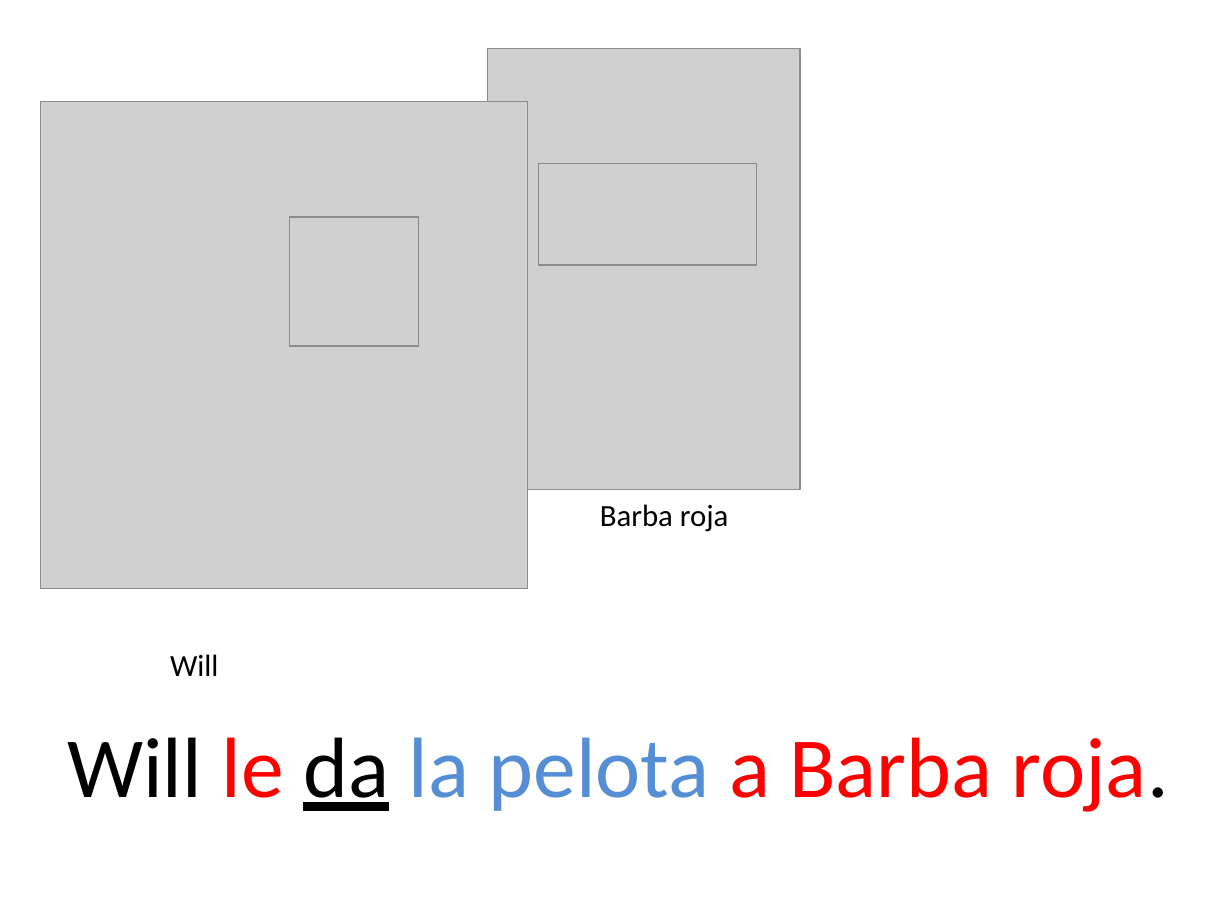
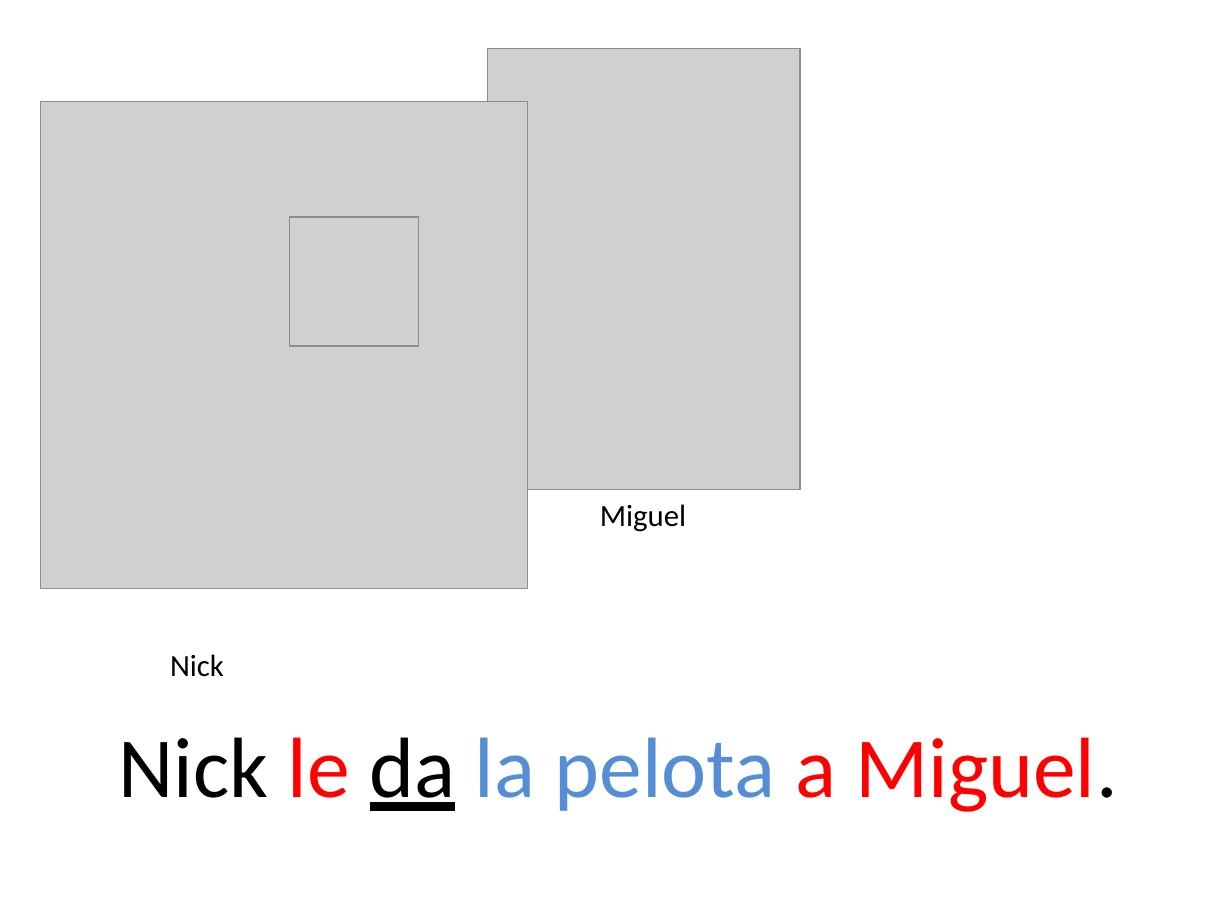
Before and after one commit to midd-teaching/1_5_recursos, a slide deck: slide 3 of archive/midd_comunicacion_1_5_2018/slides/cap8/assets/ejercicios/cdci.pptx. Drawn at 1232x924 pixels with LibreOffice and Linux fonts; fonts in the diff are those of the drawing; grey boxes stand for pictures. Boxes give left, top, right and bottom in pixels: in the first picture for what was removed or moved away, otherwise in the second. Text is boxed around its words. In the diff, an @@ line names an element or a change of style, - is before the commit and + after.

```diff
--- a/archive/midd_comunicacion_1_5_2018/slides/cap8/assets/ejercicios/cdci.pptx
+++ b/archive/midd_comunicacion_1_5_2018/slides/cap8/assets/ejercicios/cdci.pptx
@@ picture removed at <box>538,164,756,265</box> @@
@@ text at <box>600,504,686,532</box>: text changed @@
-Barba roja
+Miguel
@@ text at <box>170,654,224,677</box>: text changed @@
-Will
+Nick
@@ text at <box>118,737,1118,812</box>: text changed @@
-Will le da la pelota a Barba roja.
+Nick le da la pelota a Miguel.
```
Also in this commit, not shown: 13 other slides changed, 2 slides added, 2 slides removed, 14 other files.
